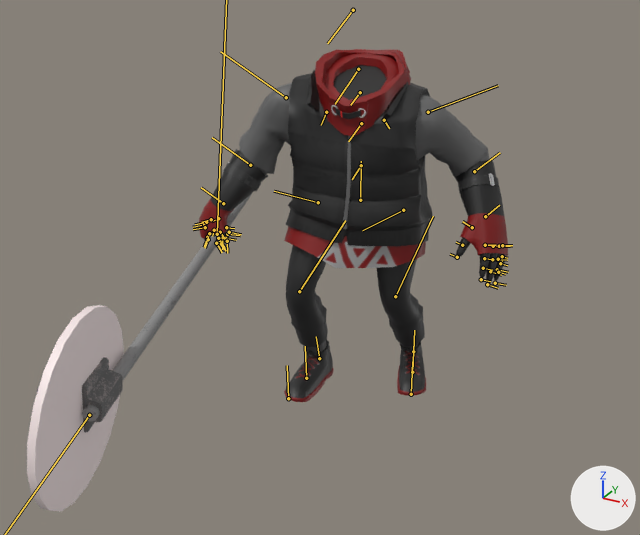
The FBX model Assets/Models/a_myth.fbx, before and after one commit.
Rendered twice from a 50 mm lens placed at (1.75, -3.59, 2.39), pointed at (0.25, -0.86, 1.02). Arrows for +X, +Y and +Z are at lower right; the lights stay in place. Both versions are drawn at frame 361 of the action 'Take 001'; the numbers are the values there. The bones that bend it are drawn over the model as lines.

The first picture shows 'myth_body', 'weapon_pole'.
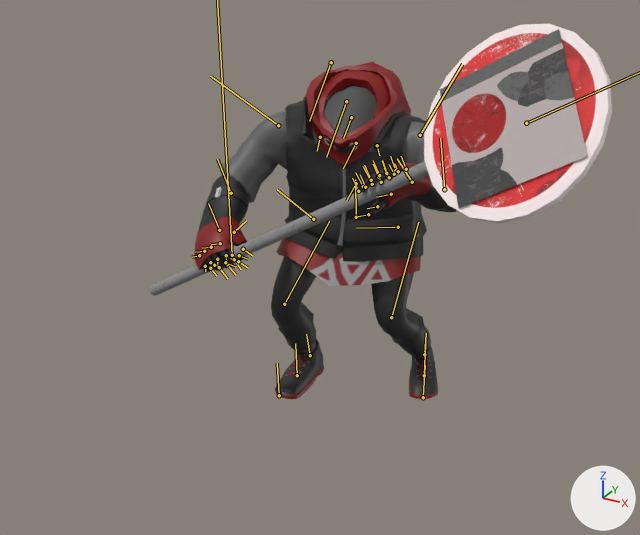
Boxes (x1, y1, x2, y2) around the edits, measured in the pictures (640 x 535 px):
'myth_body', posed (15% narrower)
    before: (199, 49, 508, 402)
    after: (194, 62, 457, 399)
'weapon_pole', posed (105% wider, 14% shorter)
    before: (27, 194, 252, 512)
    after: (150, 23, 612, 296)
'weapon_sign', posed (not visible before)
    after: (439, 29, 588, 208)
bone 'hip_J', root to tip
    before: (360, 200) to (361, 161)
    after: (356, 217) to (355, 179)
bone 'spine02_J', root to tip
    before: (361, 123) to (348, 141)
    after: (356, 143) to (343, 168)
bone 'neck_J', root to tip
    before: (360, 92) to (350, 105)
    after: (351, 117) to (343, 138)
bone 'L_clavicle_J', root to tip
    before: (384, 120) to (389, 128)
    after: (377, 145) to (379, 155)
bone 'L_shoulder_J', root to tip
    before: (428, 112) to (498, 85)
    after: (420, 135) to (462, 64)
bone 'L_elbow_J', root to tip
    before: (474, 171) to (500, 152)
    after: (444, 189) to (440, 138)
bone 'L_wrist_J', root to tip
    before: (485, 216) to (499, 205)
    after: (412, 182) to (397, 158)
bone 'R_clavicle_J', root to tip
    before: (326, 112) to (321, 125)
    after: (320, 137) to (317, 151)
bone 'R_shoulder_J', root to tip
    before: (286, 97) to (220, 51)
    after: (278, 125) to (210, 76)
bone 'R_elbow_J', root to tip
    before: (250, 165) to (212, 137)
    after: (231, 193) to (217, 159)
bone 'R_wrist_J', root to tip
    before: (223, 203) to (201, 187)
    after: (219, 230) to (208, 203)
bone 'L_leg_J', root to tip
    before: (403, 210) to (362, 230)
    after: (398, 227) to (356, 228)
bone 'L_knee_J', root to tip
    before: (395, 296) to (433, 216)
    after: (391, 317) to (418, 222)
bone 'L_ankle_J', root to tip
    before: (413, 351) to (414, 330)
    after: (424, 354) to (426, 333)
bone 'R_leg_J', root to tip
    before: (318, 202) to (274, 191)
    after: (313, 219) to (277, 189)
bone 'R_knee_J', root to tip
    before: (299, 291) to (345, 220)
    after: (284, 304) to (329, 221)
bone 'R_ankle_J', root to tip
    before: (319, 358) to (316, 336)
    after: (310, 355) to (306, 334)

The change, as a diff of the scene's bpy script:
```diff
--- a/Assets/Models/a_myth.fbx.py
+++ b/Assets/Models/a_myth.fbx.py
@@ bone_hip_j @@
 bone_hip_j = bpy.data.objects['Armature'].pose.bones['hip_J']
-bone_hip_j.location = (0.0, -8.0, 0.0)
-bone_hip_j.rotation_quaternion = (0.991, 0.036, 0.126, -0.004)  # degrees (4, 15, 0)
+bone_hip_j.location = (-2.4, -17.0, 0.0)
+bone_hip_j.rotation_quaternion = (0.99, 0.06, 0.126, -0.007)  # degrees (7, 15, 0)
@@ bone_spine02_j @@
 bone_spine02_j = bpy.data.objects['Armature'].pose.bones['spine02_J']  # child of 'spine01_J'
-bone_spine02_j.rotation_quaternion = (0.995, -0.079, 0.003, 0.054)  # degrees (-9, 1, 6)
+bone_spine02_j.rotation_quaternion = (0.987, -0.078, 0.01, 0.139)  # degrees (-9, 2, 16)
@@ bone_neck_j @@
 bone_neck_j = bpy.data.objects['Armature'].pose.bones['neck_J']  # child of 'spine02_J'
-bone_neck_j.rotation_quaternion = (1.0, 0.0, 0.0, 0.0)  # degrees (0, 0, 0)
+bone_neck_j.rotation_quaternion = (0.995, 0.0, 0.0, 0.097)  # degrees (0, 0, 11)
@@ bone_l_clavicle_j @@
 bone_l_clavicle_j = bpy.data.objects['Armature'].pose.bones['L_clavicle_J']  # child of 'spine02_J'
-bone_l_clavicle_j.rotation_quaternion = (0.996, -0.091, 0.0, 0.0)  # degrees (-10, 0, 0)
+bone_l_clavicle_j.rotation_quaternion = (0.982, -0.191, 0.0, 0.0)  # degrees (-22, 0, 0)
@@ bone_l_shoulder_j @@
 bone_l_shoulder_j = bpy.data.objects['Armature'].pose.bones['L_shoulder_J']  # child of 'L_clavicle_J'
-bone_l_shoulder_j.rotation_quaternion = (0.973, 0.108, 0.204, 0.016)  # degrees (14, 23, 5)
+bone_l_shoulder_j.rotation_quaternion = (0.888, 0.088, -0.385, 0.237)  # degrees (-2, -46, 31)
@@ bone_l_elbow_j @@
 bone_l_elbow_j = bpy.data.objects['Armature'].pose.bones['L_elbow_J']  # child of 'L_shoulder_J'
-bone_l_elbow_j.rotation_quaternion = (0.934, 0.011, -0.319, 0.162)  # degrees (-6, -37, 22)
+bone_l_elbow_j.rotation_quaternion = (0.824, 0.218, -0.378, 0.361)  # degrees (8, -51, 43)
@@ bone_l_wrist_j @@
 bone_l_wrist_j = bpy.data.objects['Armature'].pose.bones['L_wrist_J']  # child of 'L_elbow_J'
-bone_l_wrist_j.rotation_quaternion = (1.0, 0.0, 0.0, 0.0)  # degrees (0, 0, 0)
+bone_l_wrist_j.rotation_quaternion = (0.968, 0.25, -0.005, 0.002)  # degrees (29, -1, 0)
@@ bone_r_clavicle_j @@
 bone_r_clavicle_j = bpy.data.objects['Armature'].pose.bones['R_clavicle_J']  # child of 'spine02_J'
-bone_r_clavicle_j.rotation_quaternion = (0.926, 0.119, -0.076, 0.351)  # degrees (10, -13, 40)
+bone_r_clavicle_j.rotation_quaternion = (0.908, 0.217, -0.038, 0.357)  # degrees (22, -13, 40)
@@ bone_r_shoulder_j @@
 bone_r_shoulder_j = bpy.data.objects['Armature'].pose.bones['R_shoulder_J']  # child of 'R_clavicle_J'
-bone_r_shoulder_j.rotation_quaternion = (0.918, 0.384, -0.085, -0.059)  # degrees (46, -6, -10)
+bone_r_shoulder_j.rotation_quaternion = (0.947, 0.307, 0.074, 0.065)  # degrees (36, 6, 10)
@@ bone_r_elbow_j @@
 bone_r_elbow_j = bpy.data.objects['Armature'].pose.bones['R_elbow_J']  # child of 'R_shoulder_J'
-bone_r_elbow_j.rotation_quaternion = (0.981, -0.096, 0.164, 0.042)  # degrees (-11, 19, 3)
+bone_r_elbow_j.rotation_quaternion = (0.876, -0.339, 0.338, 0.06)  # degrees (-46, 39, -9)
@@ bone_r_wrist_j @@
 bone_r_wrist_j = bpy.data.objects['Armature'].pose.bones['R_wrist_J']  # child of 'R_elbow_J'
-bone_r_wrist_j.rotation_quaternion = (0.984, -0.052, -0.172, -0.022)  # degrees (-6, -20, -2)
+bone_r_wrist_j.rotation_quaternion = (0.986, 0.103, 0.026, 0.128)  # degrees (12, 1, 15)
@@ bone_l_leg_j @@
 bone_l_leg_j = bpy.data.objects['Armature'].pose.bones['L_leg_J']  # child of 'hip_J'
-bone_l_leg_j.rotation_quaternion = (0.987, 0.126, -0.004, 0.1)  # degrees (14, -2, 11)
+bone_l_leg_j.rotation_quaternion = (0.963, 0.131, 0.04, 0.231)  # degrees (16, 1, 27)
@@ bone_l_knee_j @@
 bone_l_knee_j = bpy.data.objects['Armature'].pose.bones['L_knee_J']  # child of 'L_leg_J'
-bone_l_knee_j.rotation_quaternion = (0.947, 0.0, 0.0, 0.321)  # degrees (0, 0, 37)
+bone_l_knee_j.rotation_quaternion = (0.86, 0.0, 0.0, 0.51)  # degrees (0, 0, 61)
@@ bone_l_ankle_j @@
 bone_l_ankle_j = bpy.data.objects['Armature'].pose.bones['L_ankle_J']  # child of 'L_knee_J'
-bone_l_ankle_j.rotation_quaternion = (0.949, -0.09, 0.165, 0.254)  # degrees (-5, 21, 29)
+bone_l_ankle_j.rotation_quaternion = (0.919, -0.152, 0.124, 0.343)  # degrees (-12, 19, 39)
@@ bone_r_leg_j @@
 bone_r_leg_j = bpy.data.objects['Armature'].pose.bones['R_leg_J']  # child of 'hip_J'
-bone_r_leg_j.rotation_quaternion = (0.959, 0.124, -0.024, 0.255)  # degrees (13, -6, 29)
+bone_r_leg_j.rotation_quaternion = (0.918, 0.116, -0.054, 0.374)  # degrees (10, -11, 43)
@@ bone_r_knee_j @@
 bone_r_knee_j = bpy.data.objects['Armature'].pose.bones['R_knee_J']  # child of 'R_leg_J'
-bone_r_knee_j.rotation_quaternion = (0.917, 0.0, 0.0, 0.4)  # degrees (0, 0, 47)
+bone_r_knee_j.rotation_quaternion = (0.823, 0.0, 0.0, 0.568)  # degrees (0, 0, 69)
@@ bone_r_ankle_j @@
 bone_r_ankle_j = bpy.data.objects['Armature'].pose.bones['R_ankle_J']  # child of 'R_knee_J'
-bone_r_ankle_j.rotation_quaternion = (0.982, -0.005, 0.021, 0.186)  # degrees (0, 2, 21)
+bone_r_ankle_j.rotation_quaternion = (0.962, 0.011, 0.03, 0.271)  # degrees (2, 3, 32)
@@ bone_weapon_j @@
 bone_weapon_j = bpy.data.objects['Armature'].pose.bones['weapon_J']
-bone_weapon_j.location = (40.5, -34.8, 42.2)
-bone_weapon_j.rotation_quaternion = (-0.53, 0.433, 0.4, 0.61)  # degrees (5, -72, -102)
+bone_weapon_j.location = (45.3, -61.6, 69.2)
+bone_weapon_j.rotation_quaternion = (-0.829, 0.263, -0.147, 0.471)  # degrees (-35, 0, -59)
```
